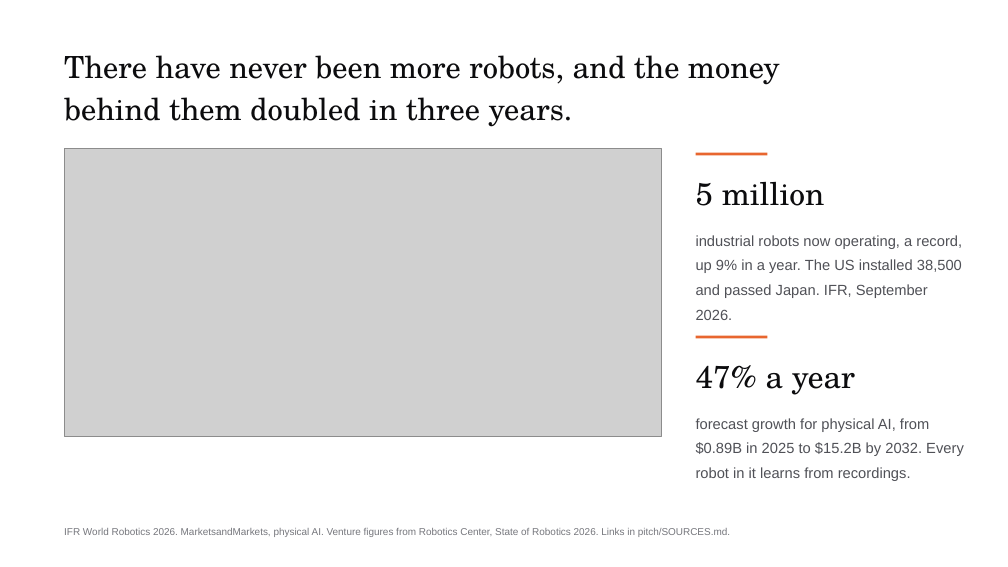
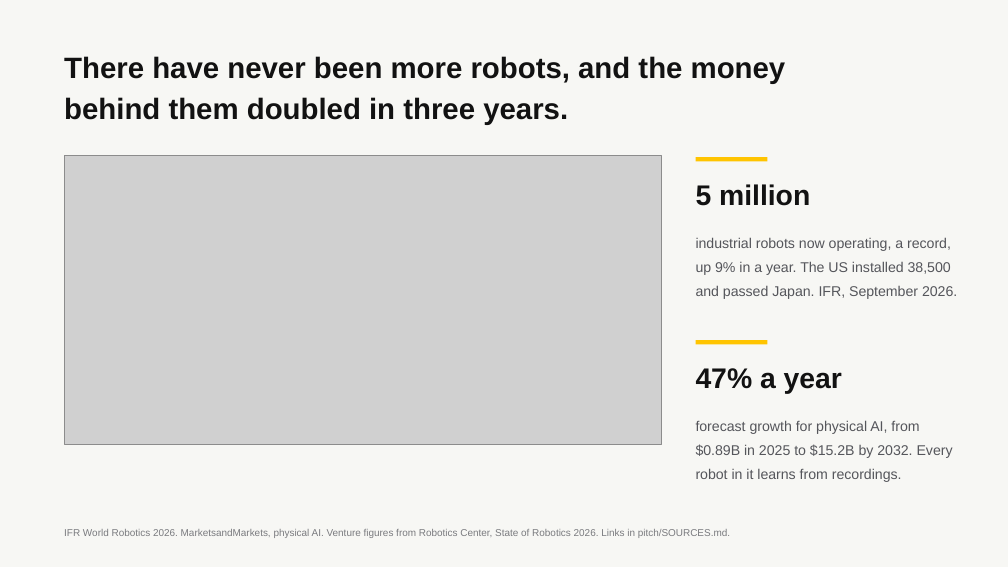
Before and after one commit to RithikSatarla/respitelabs, a slide deck: slide 9 of pitch/Kintrace-deck.pptx (slide 8 before the commit). Drawn at 1008x567 pixels with LibreOffice and Linux fonts; fonts in the diff are those of the drawing; grey boxes stand for pictures. Boxes give left, top, right and bottom in pixels: in the first picture for what was removed or moved away, otherwise in the second. Text is boxed around its words. In the diff, an @@ line names an element or a change of style, - is before the commit and + after.

Commit message:
Restyle the site and rebuild the deck
Site: off-white #F7F7F4, black #121212, safety yellow #FFC400, across the
home page, the Crash It Yourself prototype and the demo. Yellow is a fill
only. Where the old orange was used as text, the text is now black and the
yellow sits behind it as a highlight, because yellow type on off-white does
not read. The robot cell drawing is recoloured to match.

Deck: 14 slides in the same palette, Arial in the pptx and Archivo on the web
version. Two new slides. One says plainly what Kintrace does, right after the
cover, so anyone who reads two slides knows the product. The other breaks the
$150K down line by line and merges it into the ask.

Drops the YC application milestone and the November date. In their place a
"Where we are going" roadmap: now, 3 months, 6 months, 12 months, and where
this ends up. No dates tied to any programme. The raise is $150K with no
brackets, and the empty cofounder slot is gone; the budget carries it as a
hire instead.

docs/pitch/ is rebuilt as a real web deck: full screen slides, arrow keys and
swipe, a slide counter, a yellow progress bar, a PDF download and a phone
layout that scrolls instead of squashing. Linked from the site footer, not
the nav.

```diff
--- a/pitch/Kintrace-deck.pptx
+++ b/pitch/Kintrace-deck.pptx
@@ background #FFFFFF to #F7F7F4 @@
@@ text "There have never been more ..." at box(64, 56, 786, 125): size 29 to 28 pt, font TeX Gyre Schola to Arial, text colour #0C0C0E to #121212, bold on; line spacing 1.16 to 1.18 @@
@@ picture: place and size @@
-picture at box(64, 148, 662, 436)
+picture at box(64, 156, 662, 444)
@@ text "5 million" at box(696, 184, 810, 206): size 30 to 27 pt, font TeX Gyre Schola to Arial, text colour #0C0C0E to #121212, bold on @@
@@ rectangle: place and size @@
-rectangle at box(696, 153, 768, 156)
+rectangle at box(696, 157, 768, 162)
@@ rectangle at box(696, 157, 768, 162): fill #E8662F to #FFC400 @@
@@ text "industrial robots now operating, a ..." at box(696, 237, 957, 299): size 14 to 13.5 pt, text colour #505157 to #55565B; line spacing 1.4 to 1.42 @@
@@ text "47% a year" at box(696, 368, 842, 394): size 30 to 27 pt, font TeX Gyre Schola to Arial, text colour #0C0C0E to #121212, bold on @@
@@ rectangle: place and size @@
-rectangle at box(696, 336, 768, 339)
+rectangle at box(696, 340, 768, 345)
@@ rectangle at box(696, 340, 768, 345): fill #E8662F to #FFC400 @@
@@ text "forecast growth for physical AI, ..." at box(696, 420, 953, 482): size 14 to 13.5 pt, text colour #505157 to #55565B; line spacing 1.4 to 1.42 @@
```
Also in this commit, not shown: 8 other slides changed, 5 slides added, 2 slides removed, 29 other files.
